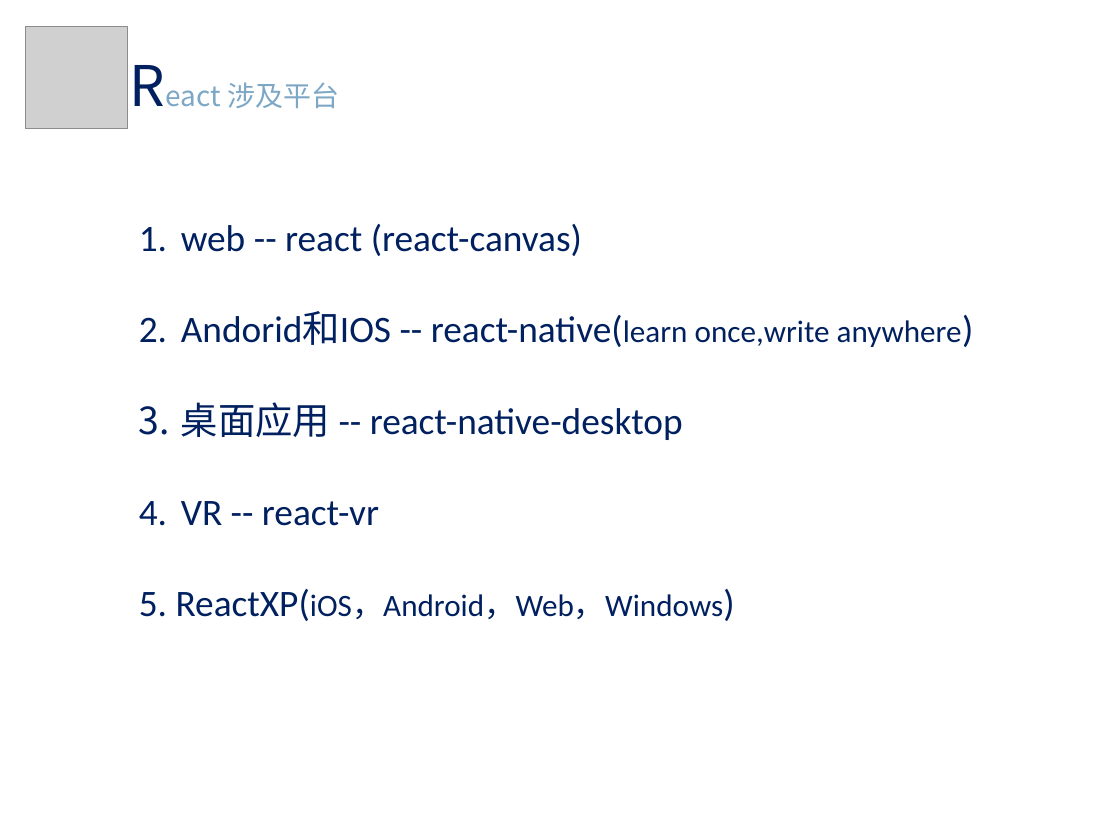
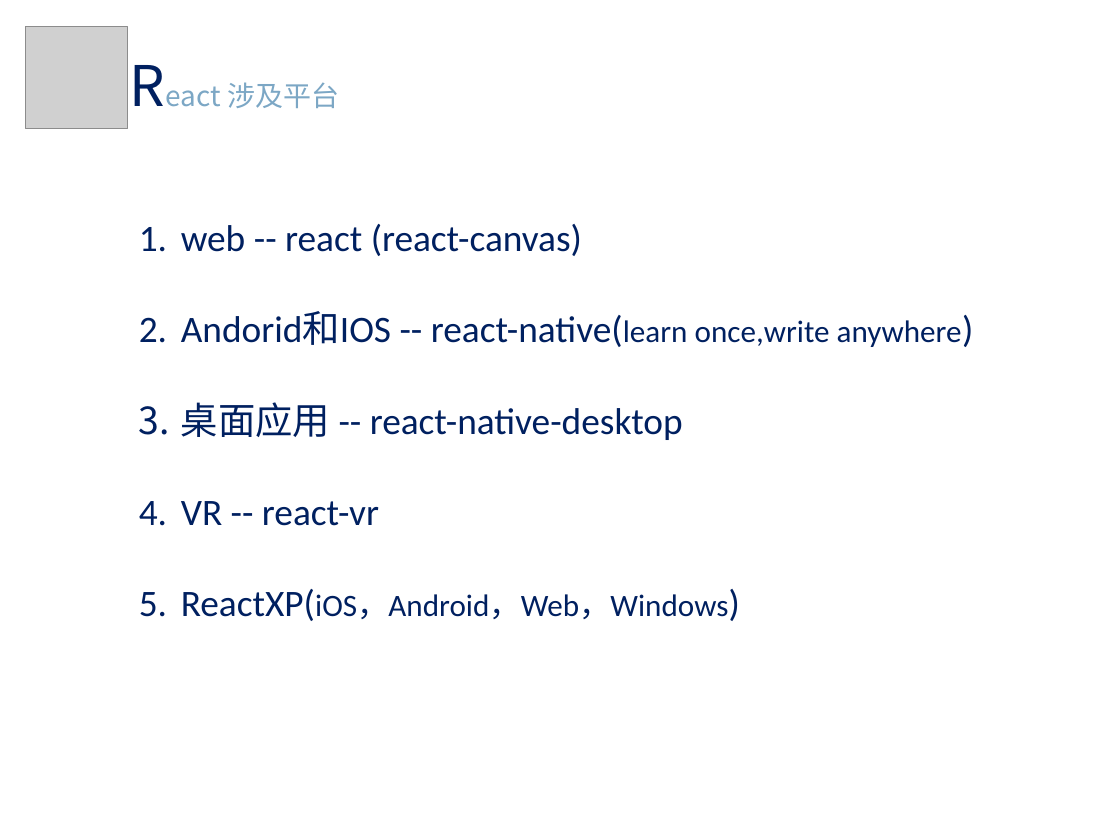
Before and after one commit to m544498510/may-web-app, a slide deck: slide 6 of new_doc/react share.pptx. Drawn at 1120x840 pixels with LibreOffice and Linux fonts; fonts in the diff are those of the drawing; grey boxes stand for pictures. Boxes give left, top, right and bottom in pixels: in the first picture for what was removed or moved away, otherwise in the second. Text is boxed around its words. In the diff, an @@ line names an element or a change of style, - is before the commit and + after.

```diff
--- a/new_doc/react share.pptx
+++ b/new_doc/react share.pptx
@@ text at <box>181,589,728,621</box>: text changed @@
-5. ReactXP(iOS，Android，Web，Windows)
+5. ReactXP(iOS，Android，Web，Windows)
```
Also in this commit, not shown: 8 other slides changed, 6 slides added.
